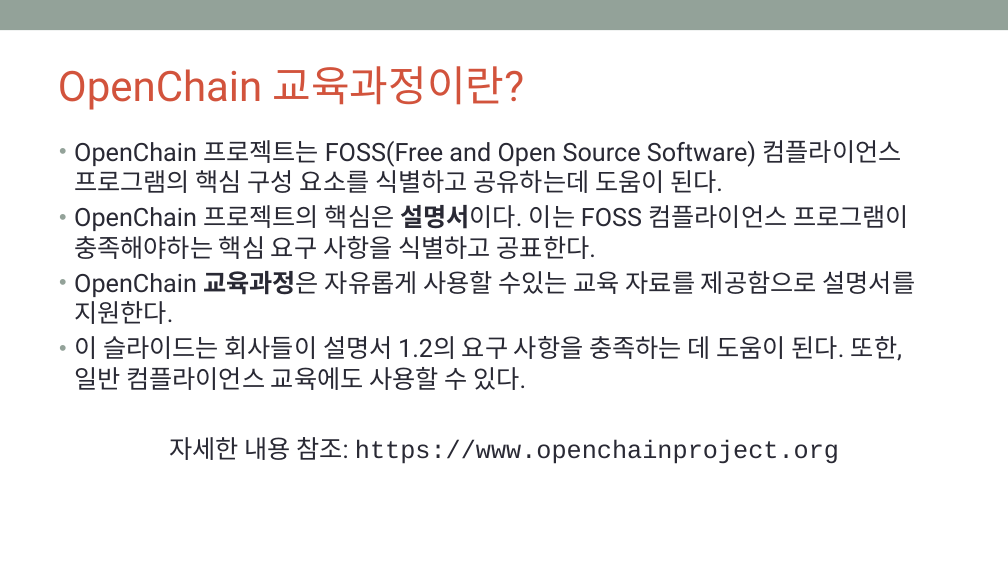
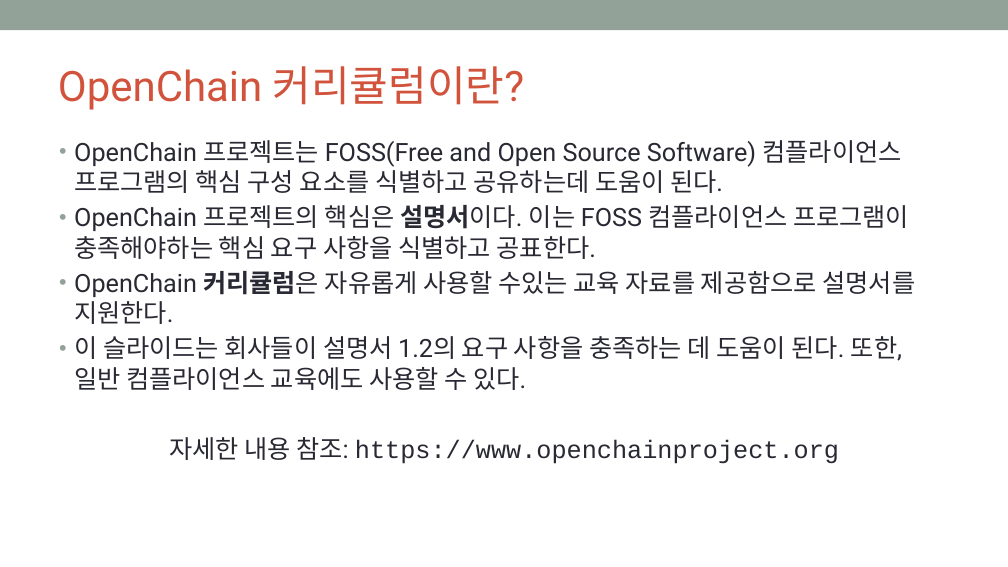
Before and after one commit to OpenChain-KWG/Curriculum-Translation-KR, a slide deck: slide 2 of target/slides/openchain-curriculum-for-1-1.pptx. Drawn at 1008x567 pixels with LibreOffice and Linux fonts; fonts in the diff are those of the drawing; background and template pictures are left out. Boxes give left, top, right and bottom in pixels: in the first picture for what was removed or moved away, otherwise in the second. Text is boxed around its words. In the diff, an @@ line names an element or a change of style, - is before the commit and + after.

```diff
--- a/target/slides/openchain-curriculum-for-1-1.pptx
+++ b/target/slides/openchain-curriculum-for-1-1.pptx
@@ title at (58, 66, 524, 110): text changed @@
-OpenChain 교육과정이란?
+OpenChain 커리큘럼이란?
@@ text at (74, 271, 915, 324): text changed @@
-• OpenChain 교육과정은 자유롭게 사용할 수있는 교육 자료를 제공함으로 설명서를 지원한다.
+• OpenChain 커리큘럼은 자유롭게 사용할 수있는 교육 자료를 제공함으로 설명서를 지원한다.
```
Also in this commit, not shown: 1 other slide changed, 7 other files.
